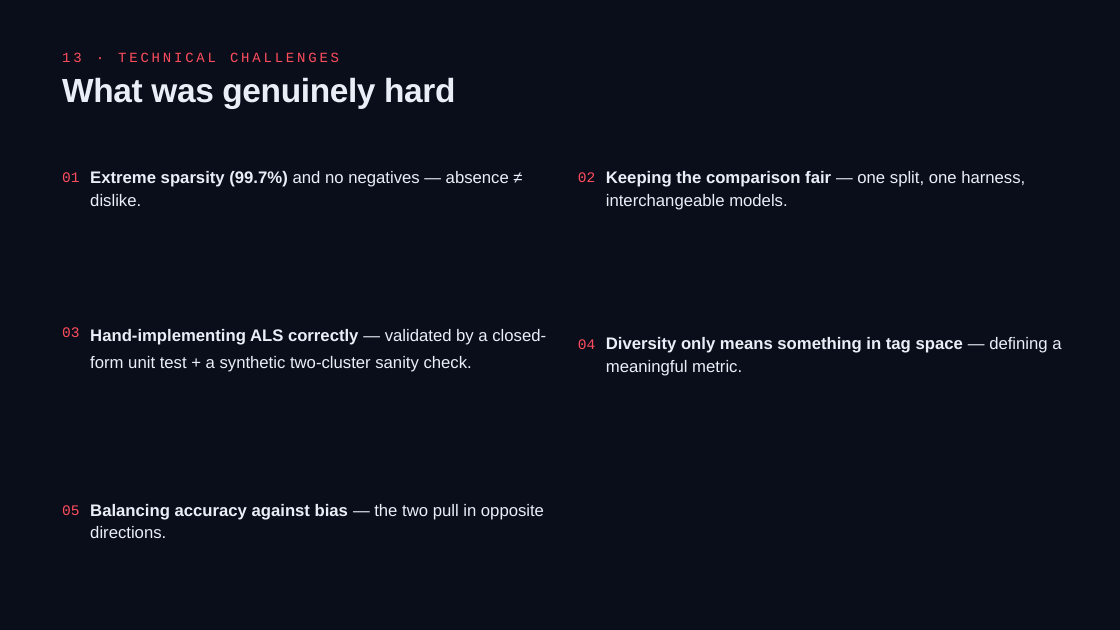
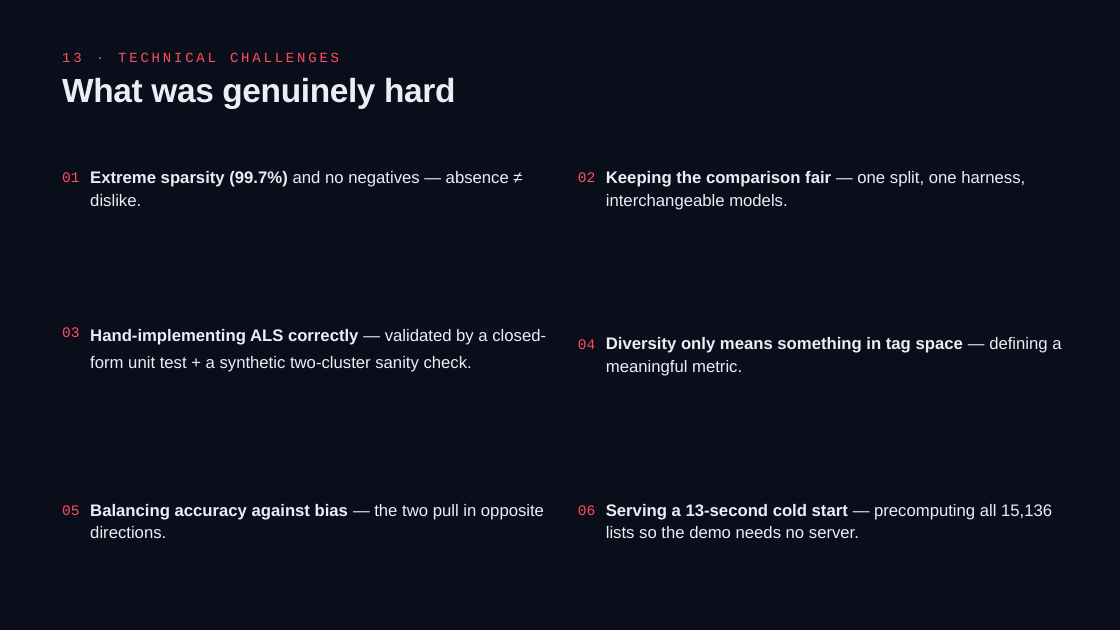
Before and after one commit to paugratacosfuste/recommender-systems-lastfm, a slide deck: slide 15 of docs/Music_Recommender_Slide_Deck.pptx. Drawn at 1120x630 pixels with LibreOffice and Linux fonts; fonts in the diff are those of the drawing. Boxes give left, top, right and bottom in pixels: in the first picture for what was removed or moved away, otherwise in the second. Text is boxed around its words. In the diff, an @@ line names an element or a change of style, - is before the commit and + after.

```diff
--- a/docs/Music_Recommender_Slide_Deck.pptx
+++ b/docs/Music_Recommender_Slide_Deck.pptx
@@ text added at bbox=[578, 505, 595, 515], 18.8 pt, text #FF4D5E @@
+06
@@ text added at bbox=[606, 504, 1052, 538], 21.5 pt, text #EAEEF7 @@
+Serving a 13-second cold start — precomputing all 15,136 lists so the demo needs no server.
```
Also in this commit, not shown: 7 other files.
